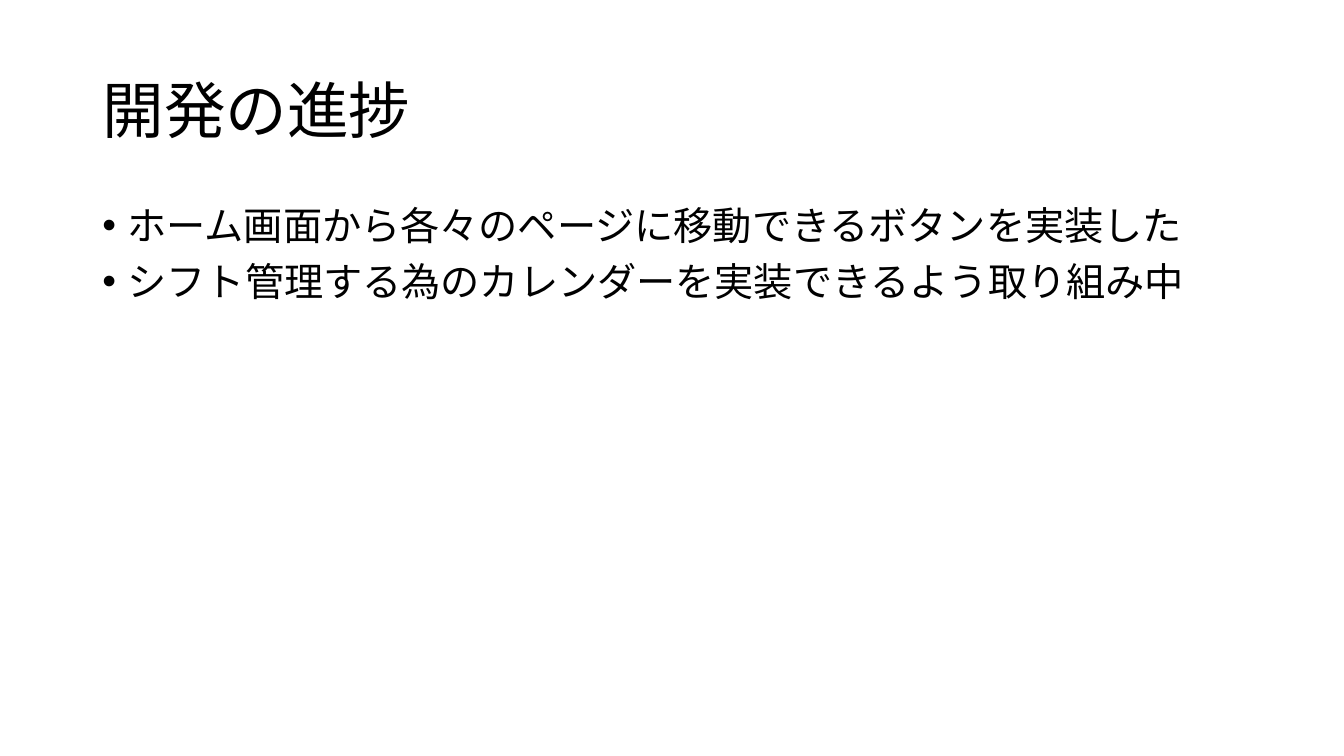
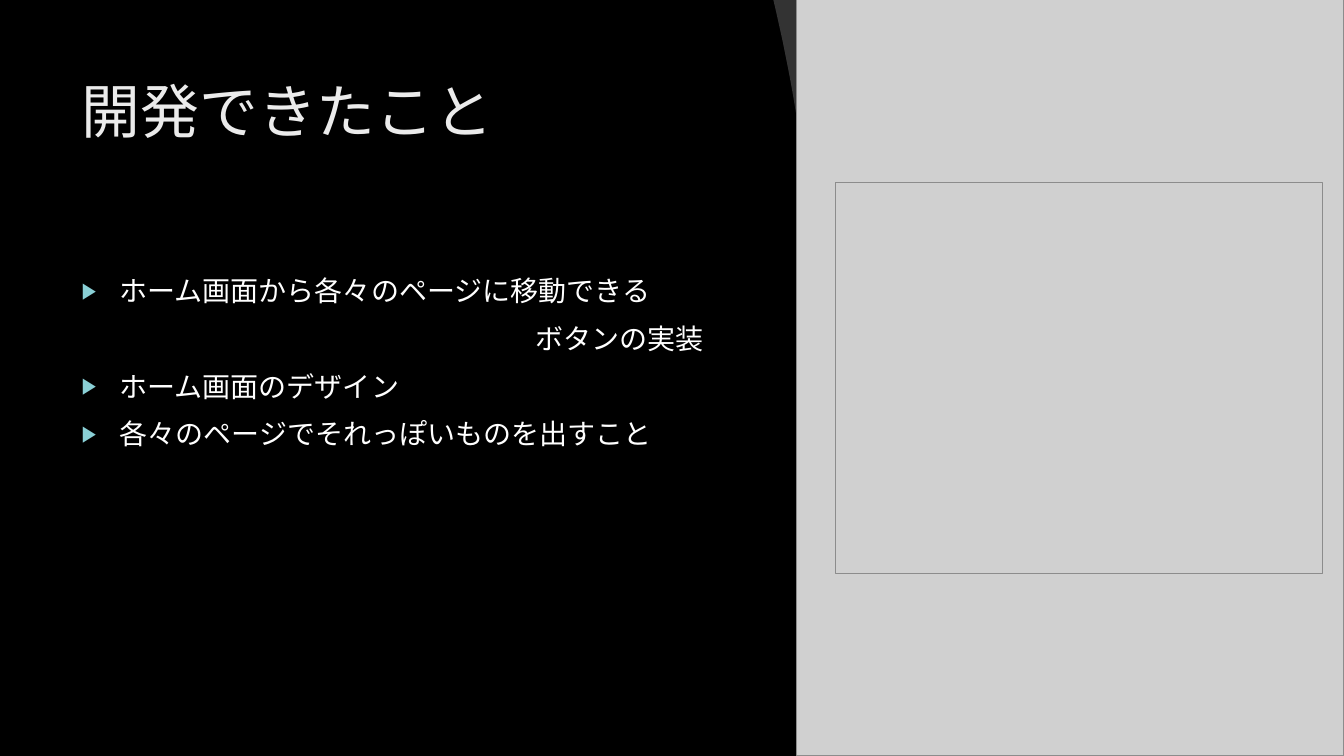
Before and after one commit to murakamiryota0908/flutterMock, a slide deck: slide 3 of プラットフォーム開発プレゼンテーション資料.pptx. Drawn at 1344x756 pixels with LibreOffice and Linux fonts; fonts in the diff are those of the drawing; grey boxes stand for pictures; background and template pictures are left out. Boxes give left, top, right and bottom in pixels: in the first picture for what was removed or moved away, otherwise in the second. Text is boxed around its words. In the diff, an @@ line names an element or a change of style, - is before the commit and + after.

```diff
--- a/プラットフォーム開発プレゼンテーション資料.pptx
+++ b/プラットフォーム開発プレゼンテーション資料.pptx
@@ background #FFFFFF to picture (left out) @@
@@ freeform shape added at box(773, 0, 835, 409), fill #FFFFFF at 20% opacity @@
@@ picture added at box(798, 0, 1344, 756) @@
@@ rectangle added at box(1150, 0, 1226, 126), fill #B01513 @@
@@ title "開発できたこと" at box(82, 84, 494, 138): vertical alignment middle to top @@
@@ title at box(82, 84, 494, 138): text changed; size 44 to 42 pt; font Noto Sans CJK JP to TeX Gyre Adventor; text colour #000000 to #EBEBEB @@
-開発の進捗
+開発できたこと
@@ picture added at box(835, 182, 1323, 574) @@
@@ text at box(119, 277, 703, 447): text changed; size 28 to 20 pt; font Noto Sans CJK JP to TeX Gyre Adventor; text colour #000000 to #FFFFFF @@
-• ホーム画面から各々のページに移動できるボタンを実装した
-• シフト管理する為のカレンダーを実装できるよう取り組み中
+▶ ホーム画面から各々のページに移動できる
+ボタンの実装
+▶ ホーム画面のデザイン
+▶ 各々のページでそれっぽいものを出すこと
```
Also in this commit, not shown: 5 other slides changed, 4 other files.
